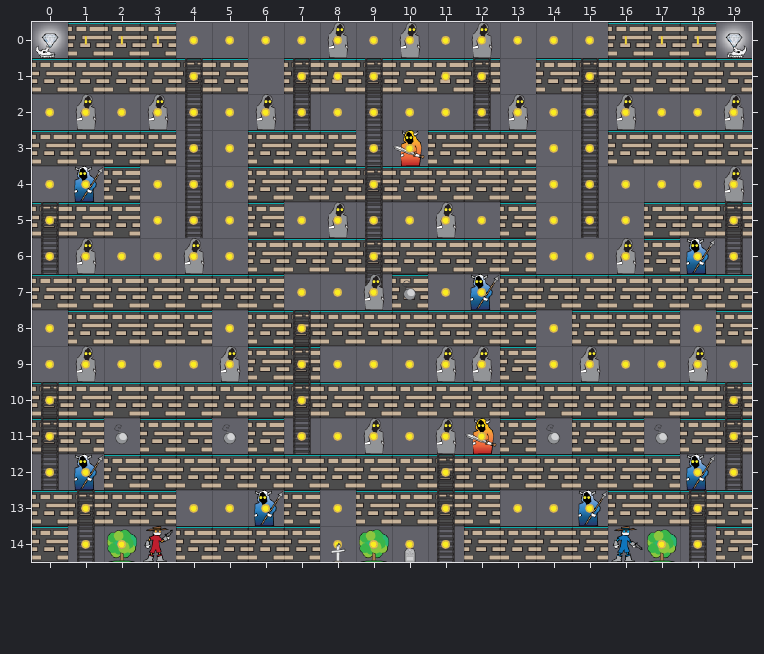
Tiled map: level12.tmx. The first picture shows the starting point.
Cells are 50x50 px. Shown: x 0..19, y 0..14.
After the commit:
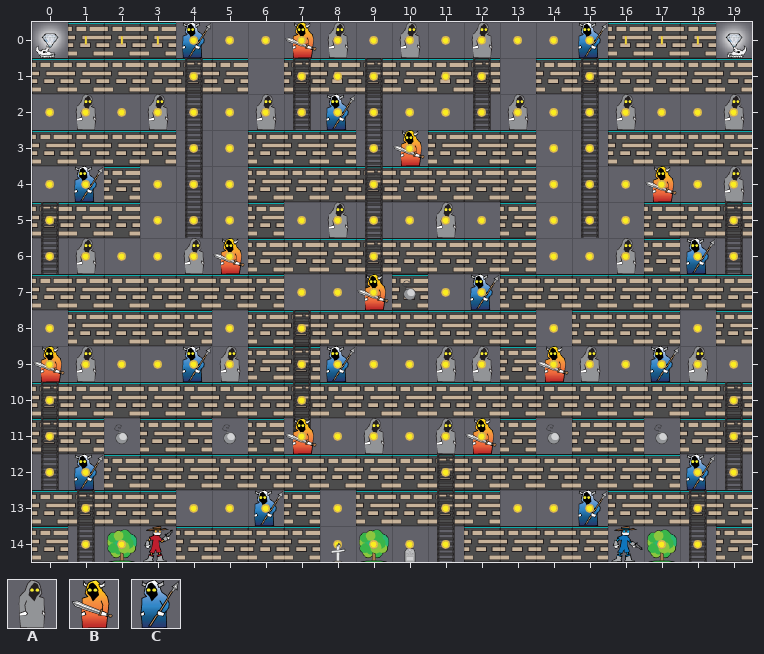
Key: from "bandit_spritesheet": A 73, B 90, C 103.
_ is an empty cell.
Change:
Layer "Cast":
Tile B replaces tile A in row 7 at x 9.
Tile B is added in row 0 at x 7; in row 4 at x 17; in row 6 at x 5; in row 9 at x 0 and 14; in row 11 at x 7.
Tile C is added in row 0 at x 4 and 15; in row 2 at x 8; in row 9 at x 4, 8 and 17.
